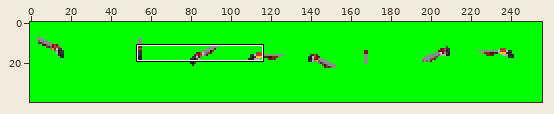
A sprite sheet gets an edit: Resources/Weapons/Ithaca 37/Loaded_6_Hand.png. The picture above shows the old version from afar; the outline marks the close-up.
Close-up. Old version:
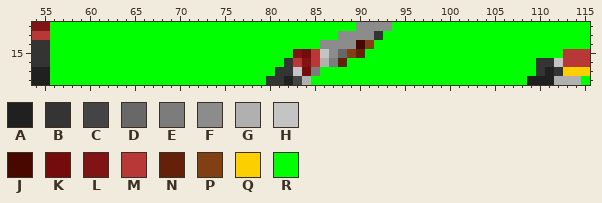
The file is 256x40 pixels. Shown: x 54..115, y 12..18. The commit also changed other parts of the picture, which this record leaves out.
Palette (. is transparent): A #202020  B #343434  C #444444  D #686868  E #7c7c7c  F #8c8c8c  G #b0b0b0  H #c4c4c4  J #480800  K #740c0c  L #801414  M #b83838  N #642008  P #804014  Q #fcd000  R #00ff00
Pixels before, first column x 54:
12 LLRRRRRRRRRRRRRRRRRRRRRRRRRRRRRRRRRRFFFFRRRRRRRRRRRRRRRRRRRRRR
13 MMRRRRRRRRRRRRRRRRRRRRRRRRRRRRRRRRFFFFBRRRRRRRRRRRRRRRRRRRRRRR
14 BBRRRRRRRRRRRRRRRRRRRRRRRRRRRRRRFFFFJPRRRRRRRRRRRRRRRRRRRRRRRR
15 BBRRRRRRRRRRRRRRRRRRRRRRRRRRRLKMHFDPNRRRRRRRRRRRRRRRRRRRRRRMMM
16 BBRRRRRRRRRRRRRRRRRRRRRRRRRRBMLMGENRRRRRRRRRRRRRRRRRRRRRBBHMMM
17 AARRRRRRRRRRRRRRRRRRRRRRRRRBBHKERRRRRRRRRRRRRRRRRRRRRRRRBABQQQ
18 AARRRRRRRRRRRRRRRRRRRRRRRRBBACGRRRRRRRRRRRRRRRRRRRRRRRRAAAGGGR
Once edited:
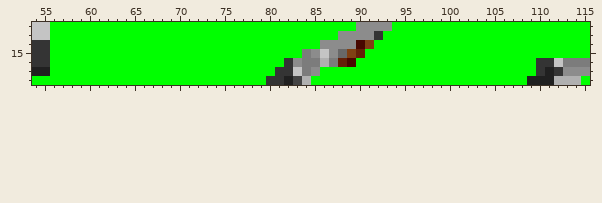
From old to new:
Changed rows in their new state; - is an unchanged pixel.
first column x 54:
12 HH------------------------------------------------------------
13 HH------------------------------------------------------------
15 -----------------------------REF---------------------------RRR
16 -----------------------------FEE---J-----------------------EEE
17 ------------------------------EF---------------------------FFF
18 RR------------------------------------------------------------
Where, in picture pixels (left, top, right, bottom), the same in both close-ups:
changed: (32, 22, 50, 40)
changed: (293, 49, 356, 76)
changed: (563, 49, 590, 76)
changed: (32, 76, 50, 85)
